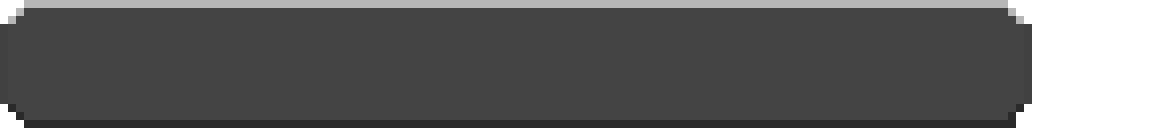
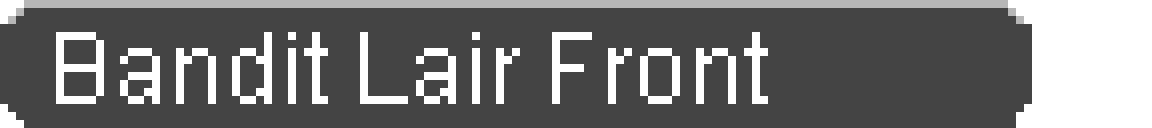
Two versions of the same layered image (1152 x 128). Layer-by-layer changes:
added layer "Bandit Lair Front" above "BG" over <box>56,32,768,104</box>
renamed "pmmlock05.png" to "BG", painted on it over <box>0,24,1032,128</box>
renamed "Pasted Layer" to "JP", showed it, painted on it over <box>80,32,768,104</box>
